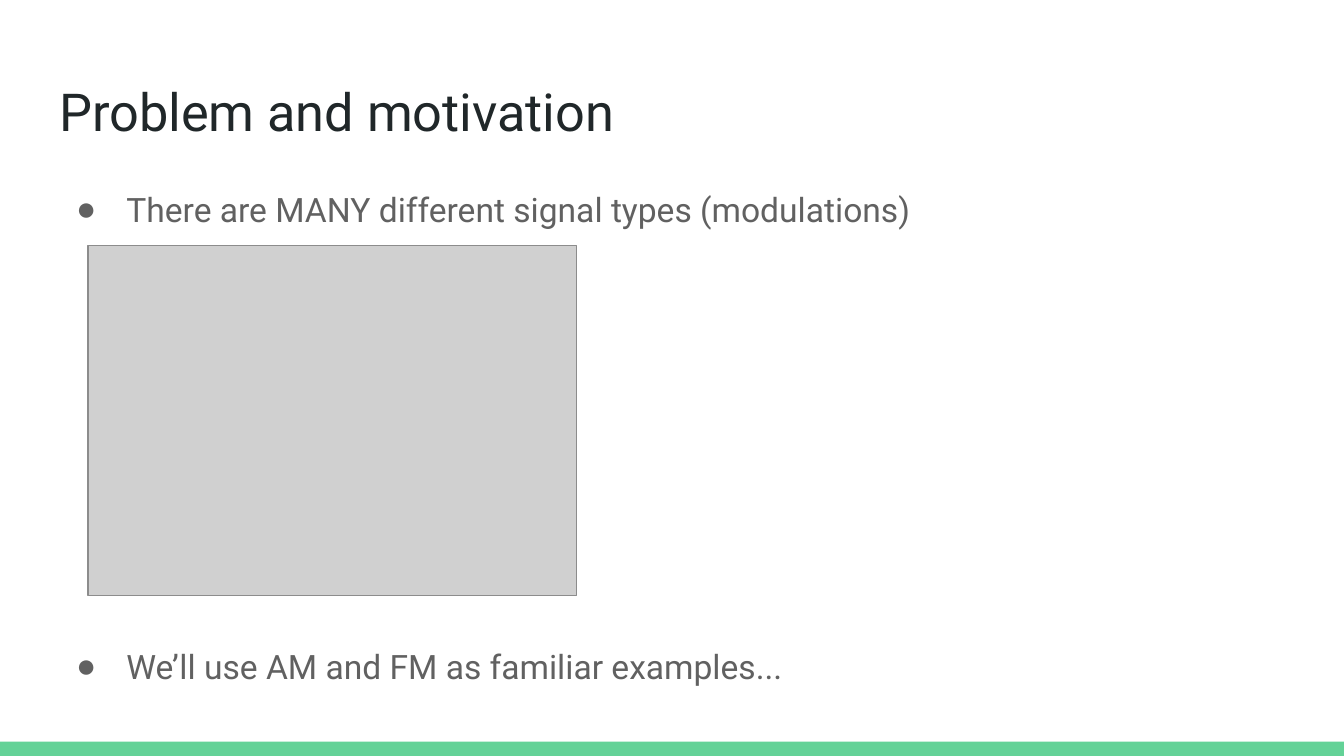
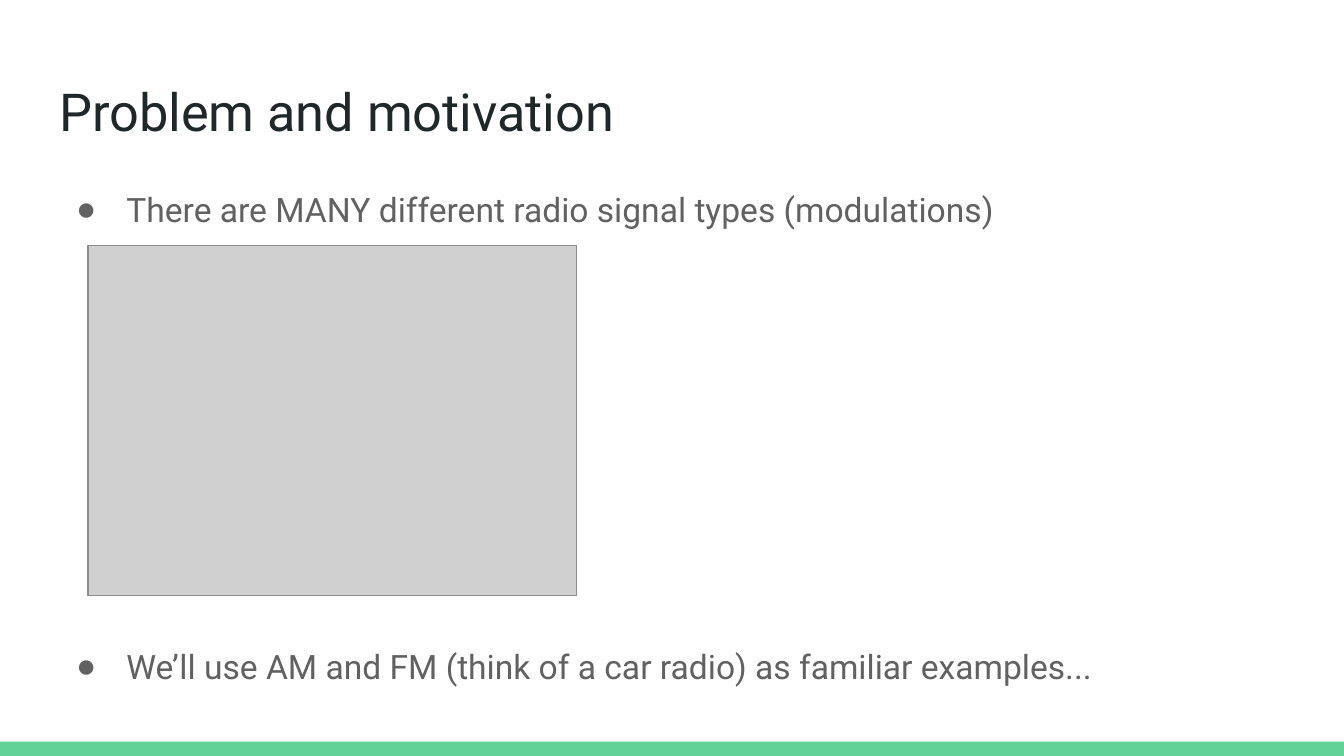
Before and after one commit to stevester94/CSC219_SigChar, a slide deck: slide 2 of presentation/Radio Signal Characterization.pptx. Drawn at 1344x756 pixels with LibreOffice and Linux fonts; fonts in the diff are those of the drawing; grey boxes stand for pictures. Boxes give left, top, right and bottom in pixels: in the first picture for what was removed or moved away, otherwise in the second. Text is boxed around its words. In the diff, an @@ line names an element or a change of style, - is before the commit and + after.

```diff
--- a/presentation/Radio Signal Characterization.pptx
+++ b/presentation/Radio Signal Characterization.pptx
@@ text at box(126, 195, 1092, 687): text changed @@
-● There are MANY different signal types (modulations)
-● We’ll use AM and FM as familiar examples...
+● There are MANY different radio signal types (modulations)
+● We’ll use AM and FM (think of a car radio) as familiar examples...
```
Also in this commit, not shown: 4 other slides changed, 5 slides added, 3 other files.
